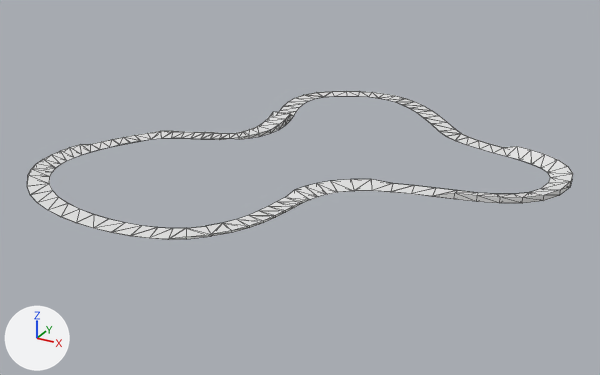
The Blender file power-racing-game/assets/models/testtrack.blend, before and after one commit.
Camera for both pictures: a 50 mm lens placed at (342.0, -574.0, 252.0), pointed at (32.0, -10.0, -30.0). Arrows for +X, +Y and +Z are at lower left; the lights stay in place. Mesh edges are drawn as thin lines.

The scene before the commit, as lines of its bpy script (objects in view):
```python
me_beziercircle = bpy.data.meshes.new('BezierCircle')
me_beziercircle.from_pydata(...)  # 384 vertices, 768 faces; spans x -144.0..243.0, y -198.0..179.0, z 0.0..7.0
ob_beziercircle_col = bpy.data.objects.new('BezierCircle-col', me_beziercircle)
ob_beziercircle_col.location = (0.0, 0.0, 0.0)
```
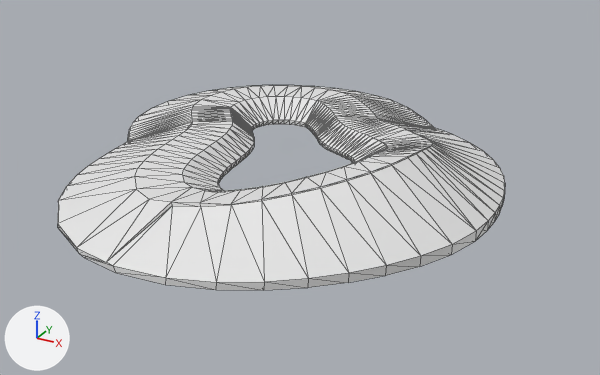
Where the change shows, as pixel boxes [x1, y1, x2, y2] in the pictures (600 x 375 px):
'BezierCircle.002-col', added: after [58, 85, 505, 290]
'BezierCircle-col', reshaped: before [27, 91, 573, 240]; after [135, 86, 433, 207]
'BezierCircle.001-col', added: after [182, 97, 387, 191]

What changed in the scene script:
```text
Change me_beziercircle:
    used by ob_beziercircle_col; location = (0.0, 0.0, 0.0)
    remove me_beziercircle.from_pydata(...)  # 384 vertices, 768 faces; spans x -144.0..243.0, y -198.0..179.0, z 0.0..7.0
    add me_beziercircle.from_pydata(...)  # 389 vertices, 430 faces; spans x -142.0..140.0, y -152.0..162.0, z -20.0..30.0
    me_beziercircle part 1: 384 vertices removed from x -144.0..243.0, y -198.0..179.0, z 0.0..7.0; 389 vertices added at x -142.0..140.0, y -152.0..162.0, z -20.0..30.0
Add me_beziercircle_002:
    me_beziercircle_002.from_pydata(...)  # 343 vertices, 512 faces; spans x -185.0..200.0, y -211.0..222.0, z -20.0..29.0
Add me_beziercircle_001:
    me_beziercircle_001.from_pydata(...)  # 344 vertices, 514 faces; spans x -89.0..105.0, y -115.0..126.0, z -20.0..20.0
Add ob_beziercircle_002_col:
    ob_beziercircle_002_col = bpy.data.objects.new('BezierCircle.002-col', me_beziercircle_002)
    ob_beziercircle_002_col.location = (0.0, 0.0, 0.0)
Add ob_beziercircle_001_col:
    ob_beziercircle_001_col = bpy.data.objects.new('BezierCircle.001-col', me_beziercircle_001)
    ob_beziercircle_001_col.location = (0.0, 0.0, 0.0)
```
